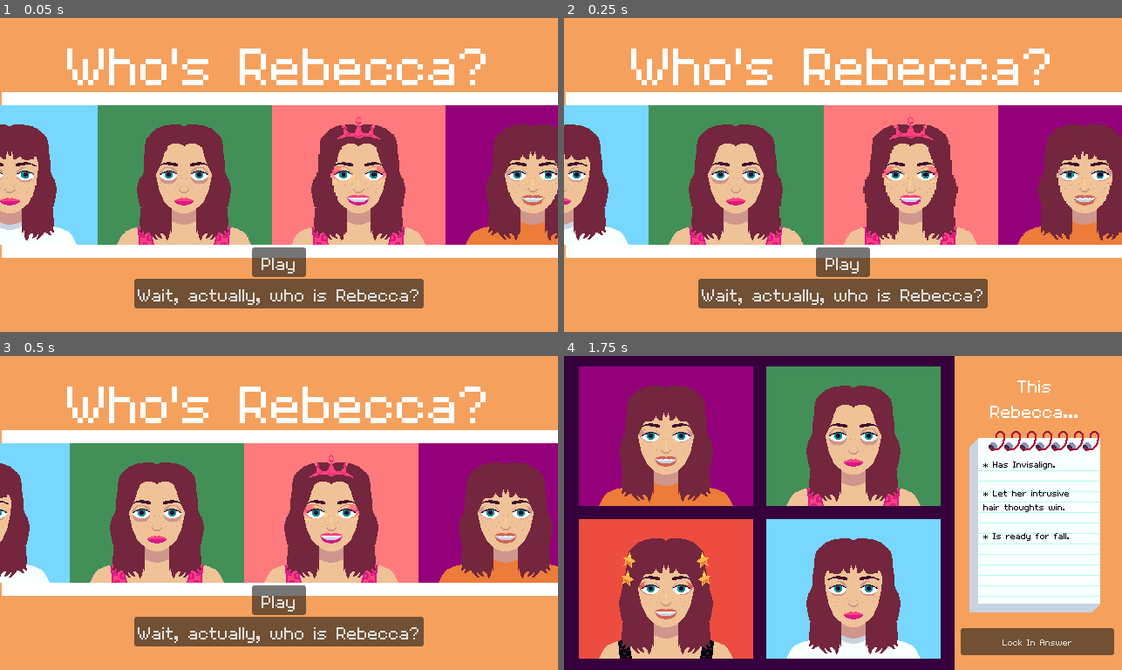
Above: before the commit, frames 1-4 (two rows, left to right).
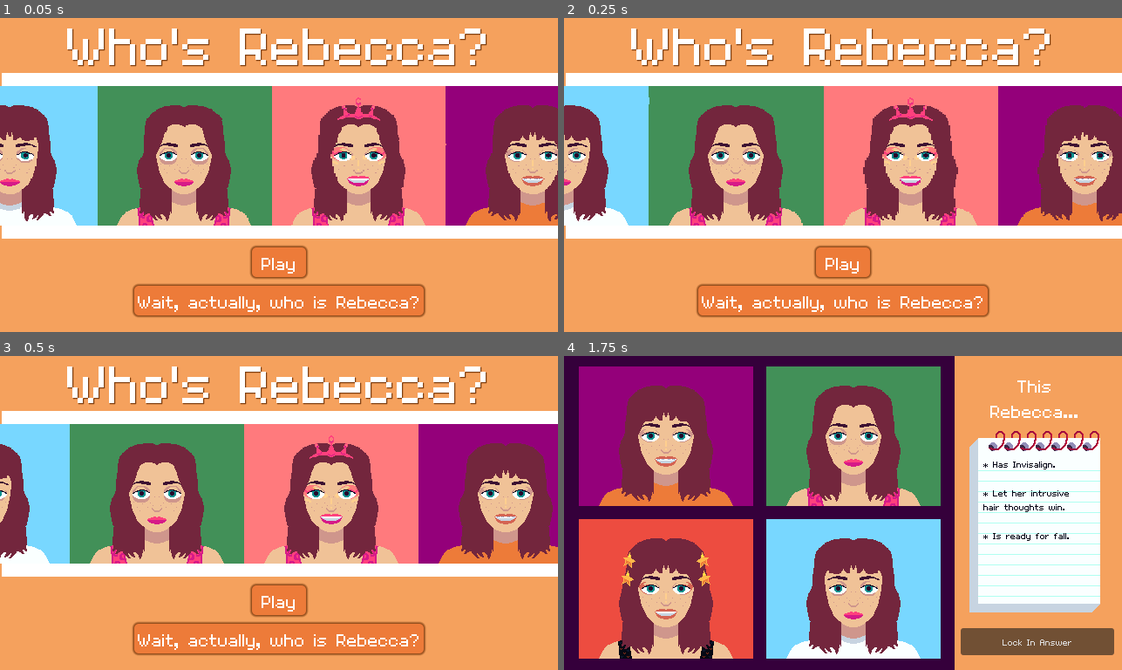
Above: after the commit, the same moments.

Repository: jadicodes/whos-rebecca
Game: Godot game, scene res://main/main.tscn
Two runs of this game, one before a commit and one after it. Both use one fixed random seed, a clock stepped at 60 frames per second and the inputs below.
Inputs (mouse positions are in pixels of both pictures, inside the frame that each line leads up to):
- Up to frame 1 (0.05 s): no input
- Up to frame 2 (0.25 s): no input
- Up to frame 3 (0.5 s): no input
- Up to frame 4 (1.75 s): click "Play" at 0.5 s; click (843, 513) at 1.25 s

The runs differ from the first frame. In frame 1, 43% of the frame differs, in the area x 0-100%, y 3-96%; in frame 2, 42%; in frame 3, 42%; in frame 4, nothing differs.

Commit message:
Embellish main menu

Diff:
--- a/project/main_menu/main_menu.tscn
+++ b/project/main_menu/main_menu.tscn
@@ -7,6 +7,33 @@
 [sub_resource type="ShaderMaterial" id="ShaderMaterial_hey1n"]
 shader = ExtResource("2_a0y5c")
 shader_parameter/speed = 0.05
+
+[sub_resource type="StyleBoxFlat" id="StyleBoxFlat_5tmoc"]
+bg_color = Color(1, 0.721569, 0.290196, 1)
+corner_radius_top_left = 5
+corner_radius_top_right = 5
+corner_radius_bottom_right = 5
+corner_radius_bottom_left = 5
+shadow_color = Color(0.501961, 0.25098, 0.0705882, 1)
+shadow_size = 3
+
+[sub_resource type="StyleBoxFlat" id="StyleBoxFlat_mij1y"]
+bg_color = Color(0.929412, 0.482353, 0.223529, 1)
+corner_radius_top_left = 5
+corner_radius_top_right = 5
+corner_radius_bottom_right = 5
+corner_radius_bottom_left = 5
+shadow_color = Color(0.501961, 0.25098, 0.0705882, 1)
+shadow_size = 3
+
+[sub_resource type="StyleBoxFlat" id="StyleBoxFlat_fo1lh"]
+bg_color = Color(0.929412, 0.482353, 0.223529, 1)
+corner_radius_top_left = 5
+corner_radius_top_right = 5
+corner_radius_bottom_right = 5
+corner_radius_bottom_left = 5
+shadow_color = Color(0.501961, 0.25098, 0.0705882, 1)
+shadow_size = 3
 
 [sub_resource type="StyleBoxFlat" id="StyleBoxFlat_0610r"]
 bg_color = Color(0.207843, 0, 0.231373, 1)
@@ -23,9 +50,9 @@
 [node name="ScrollBackground" type="ColorRect" parent="."]
 layout_mode = 0
 offset_left = 2.0
-offset_top = 85.0
+offset_top = 63.0
 offset_right = 646.0
-offset_bottom = 275.0
+offset_bottom = 253.0
 
 [node name="PortraitScroll" type="TextureRect" parent="ScrollBackground"]
 texture_repeat = 2
@@ -50,7 +77,10 @@
 offset_bottom = 117.0
 grow_horizontal = 2
 grow_vertical = 2
+theme_override_colors/font_color = Color(1, 1, 1, 1)
 theme_override_font_sizes/font_size = 32
+theme_override_styles/hover = SubResource("StyleBoxFlat_5tmoc")
+theme_override_styles/normal = SubResource("StyleBoxFlat_mij1y")
 text = "Play"
 
 [node name="Title" type="Label" parent="."]
@@ -59,10 +89,11 @@
 anchor_left = 0.5
 anchor_right = 0.5
 offset_left = -252.0
-offset_top = 13.0
+offset_top = -10.0
 offset_right = 252.0
-offset_bottom = 89.0
+offset_bottom = 66.0
 grow_horizontal = 2
+theme_override_colors/font_shadow_color = Color(0.502455, 0.251341, 0.0711169, 1)
 theme_override_font_sizes/font_size = 96
 text = "Who's Rebecca?"
 horizontal_alignment = 1
@@ -75,12 +106,15 @@
 anchor_right = 0.5
 anchor_bottom = 0.5
 offset_left = -166.0
-offset_top = 119.0
+offset_top = 127.0
 offset_right = 166.0
-offset_bottom = 153.0
+offset_bottom = 161.0
 grow_horizontal = 2
 grow_vertical = 2
+theme_override_colors/font_color = Color(1, 1, 1, 1)
 theme_override_font_sizes/font_size = 32
+theme_override_styles/hover = SubResource("StyleBoxFlat_5tmoc")
+theme_override_styles/normal = SubResource("StyleBoxFlat_fo1lh")
 text = "Wait, actually, who is Rebecca?"
 
 [node name="ExplanationPanel" type="Panel" parent="."]
Not shown: 1 places in project/main_menu/main_menu.tscn that only renumber resources
